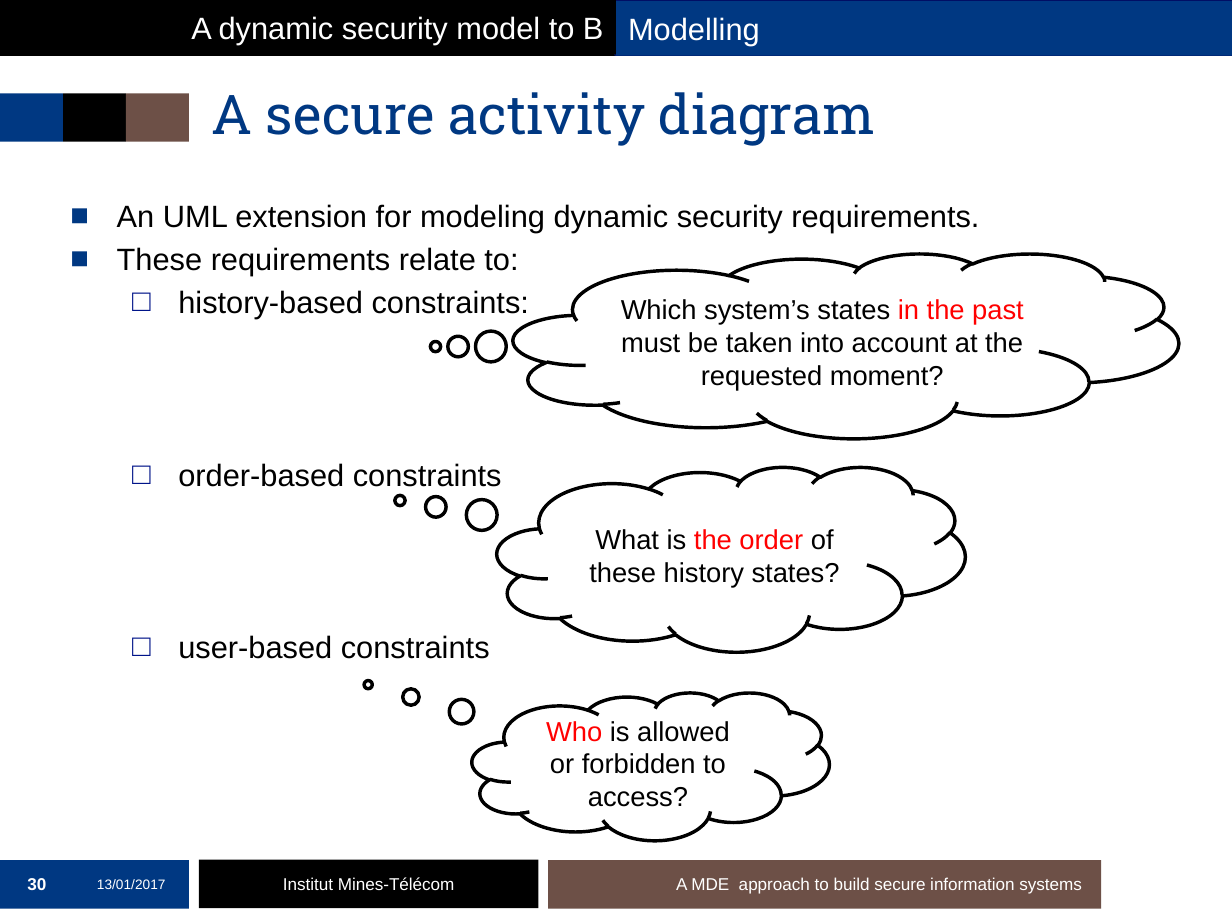
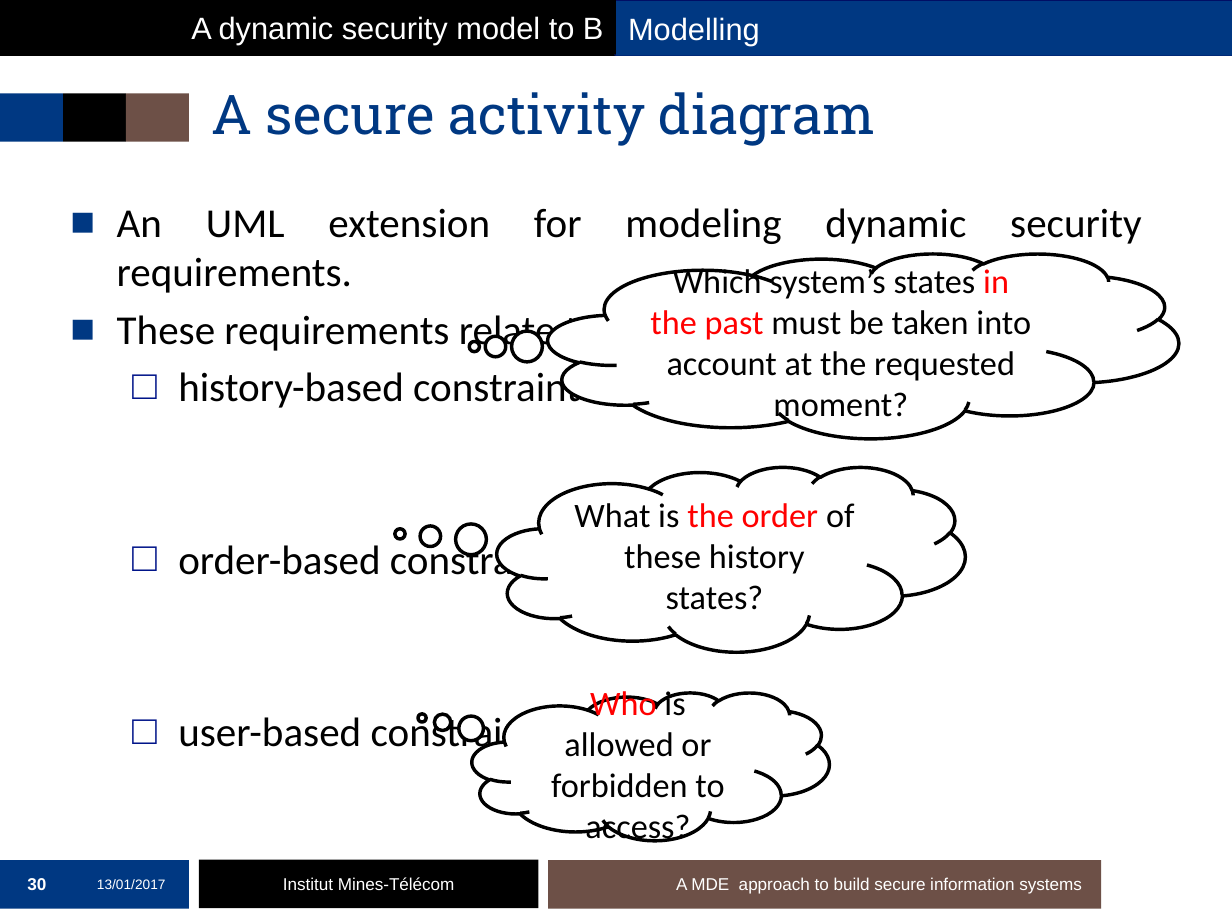
Before and after one commit to mai-ng/phdDefense, a slide deck: slide 30 of slides/presentation-defense.pptx. Drawn at 1232x924 pixels with LibreOffice and Linux fonts; fonts in the diff are those of the drawing; background and template pictures are left out. Boxes give left, top, right and bottom in pixels: in the first picture for what was removed or moved away, otherwise in the second. Text is boxed around its words. In the diff, an @@ line names an element or a change of style, - is before the commit and + after.

```diff
--- a/slides/presentation-defense.pptx
+++ b/slides/presentation-defense.pptx
@@ text "An UML extension for modeling ..." at [117,208,1141,757]: size 18 to 24 pt, font Arial to Calibri; more space between paragraphs @@
@@ thought cloud "Which system’s states in the ...": place and size @@
-thought cloud "Which system’s states in the ..." at [514,254,1179,439]
+thought cloud "Which system’s states in the ..." at [548,254,1179,439]
@@ thought cloud "Which system’s states in the ..." at [548,254,1179,439]: size 16 to 20 pt, font Arial to Calibri @@
@@ thought cloud "What is the order of ..." at [496,467,965,652]: size 16 to 20 pt, font Arial to Calibri; proportions changed @@
@@ thought cloud "Who is allowed or forbidden ..." at [472,692,829,840]: size 16 to 20 pt, font Arial to Calibri; proportions changed @@
```
Also in this commit, not shown: 11 other slides changed, 3 slides added.
